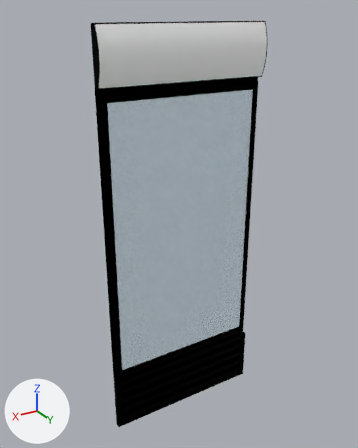
A saved change to the glTF model static/glb/Porta01Fechada.glb.
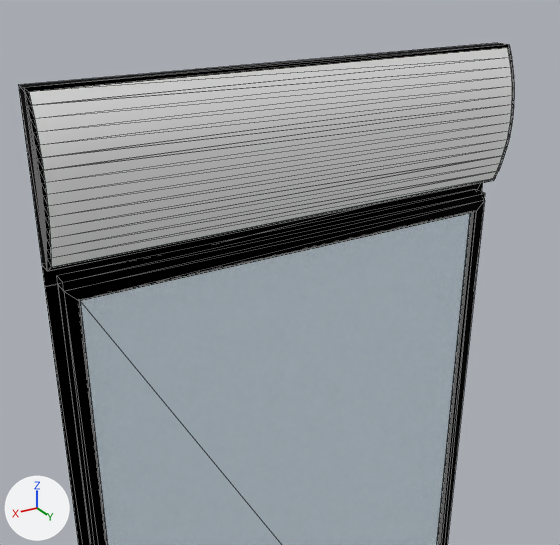
Each version is shown whole from a 50 mm camera at (2.62, 0.69, 2.39) aimed at (1.26, -1.57, 1.26), then close up from a 50 mm camera at (2.0, -0.35, 2.54) aimed at (1.14, -1.78, 1.82). Arrows for +X, +Y and +Z are at lower left; the lights stay in place. The close-ups show mesh edges as thin lines. Where no turn or scale is listed for an object, it has been applied to the vertices. Vertices at the same position are counted once.

The scene before the commit, as lines of its bpy script (objects in view):
```python
me_mesh_003 = bpy.data.meshes.new('Mesh.003')
me_mesh_003.from_pydata(...)  # 210 vertices, 429 faces; spans x -0.5..0.47, y 0.49..0.56, z 0.0..2.34
# faces by material slot: [323, 64, 12, 30]
me_mesh_003.materials.append(mat_02___default_002)  # black #000000
me_mesh_003.materials.append(mat_material__46_002)  # light grey #cacaca
me_mesh_003.materials.append(mat_07___default_002)  # white #cde9f2
me_mesh_003.materials.append(mat_material__356_002)  # white #ffffff
ob_ageladeira01_001 = bpy.data.objects.new('aGeladeira01.001', me_mesh_003)
ob_ageladeira01_001.location = (1.259, -2.04, 0.0)
```
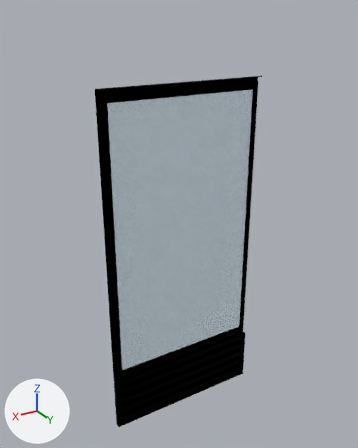
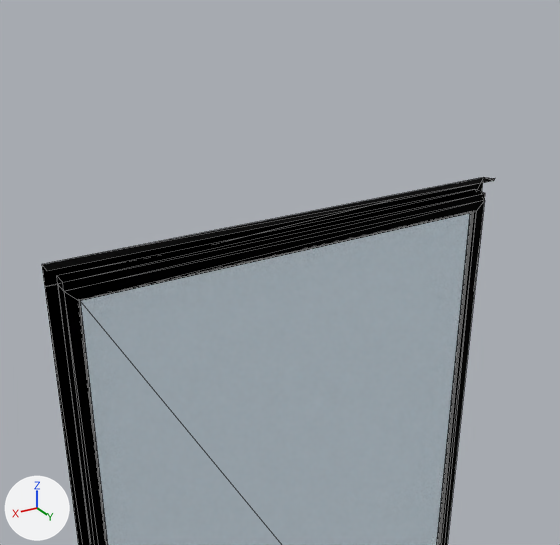
Commit message: Correção do modelo das portas das geladeiras

Where the change shows, as pixel boxes (x1, y1, x2, y2) in the close-ups (560 x 545 px):
'aGeladeira01.001', reshaped
    before: (18, 43, 514, 545)
    after: (42, 177, 495, 545)
part 1 of me_mesh_003, cut back
    before: (18, 43, 514, 287)
    after: (42, 177, 495, 287)

Diff of the bpy script that builds the scene:
```diff
--- a/static/glb/Porta01Fechada.glb.py
+++ b/static/glb/Porta01Fechada.glb.py
@@ me_mesh_003 @@
 # used by ob_ageladeira01_001; location = (1.259, -2.04, 0.0)
-me_mesh_003.from_pydata(...)  # 210 vertices, 429 faces; spans x -0.5..0.47, y 0.49..0.56, z 0.0..2.34
+me_mesh_003.from_pydata(...)  # 107 vertices, 193 faces; spans x -0.5..0.47, y 0.49..0.53, z 0.0..2.06
+# me_mesh_003 part 1
+# 103 vertices are removed from x -0.5..0.47, y 0.49..0.56, z 2.05..2.34
+# 240 faces are deleted
+# 4 new faces join them, mat_02___default_002 (black #000000)
 me_mesh_003.materials.append(mat_02___default_002)
-me_mesh_003.materials.append(mat_material__46_002)  # light grey #cacaca
 me_mesh_003.materials.append(mat_07___default_002)
-me_mesh_003.materials.append(mat_material__356_002)  # white #ffffff
```
